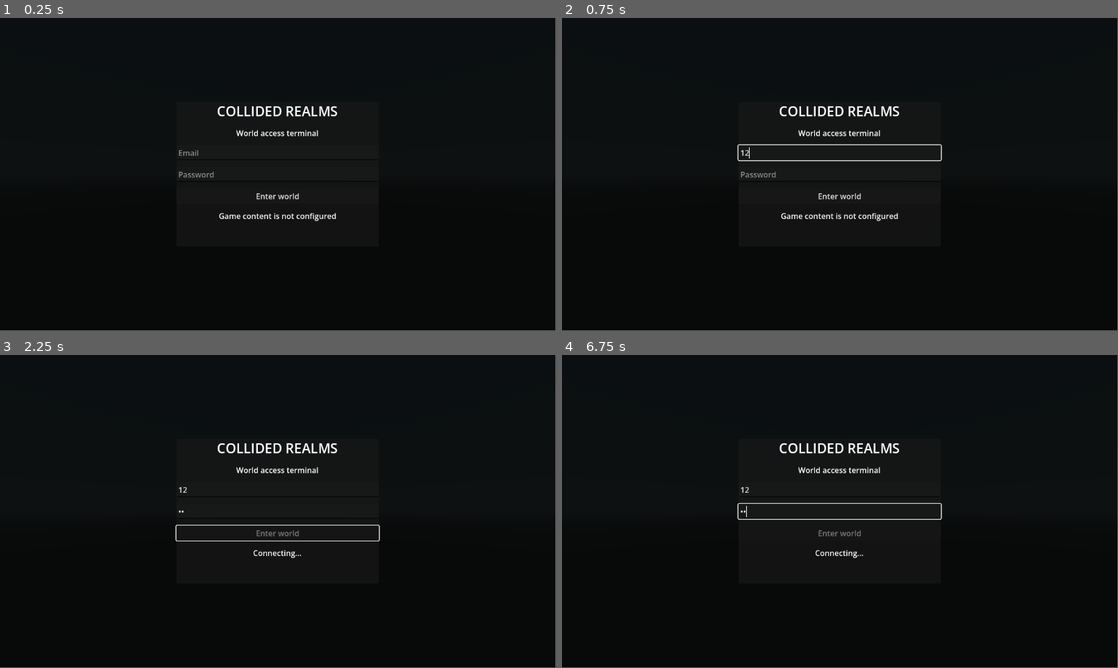
Above: before the commit, frames 1-4 (two rows, left to right).
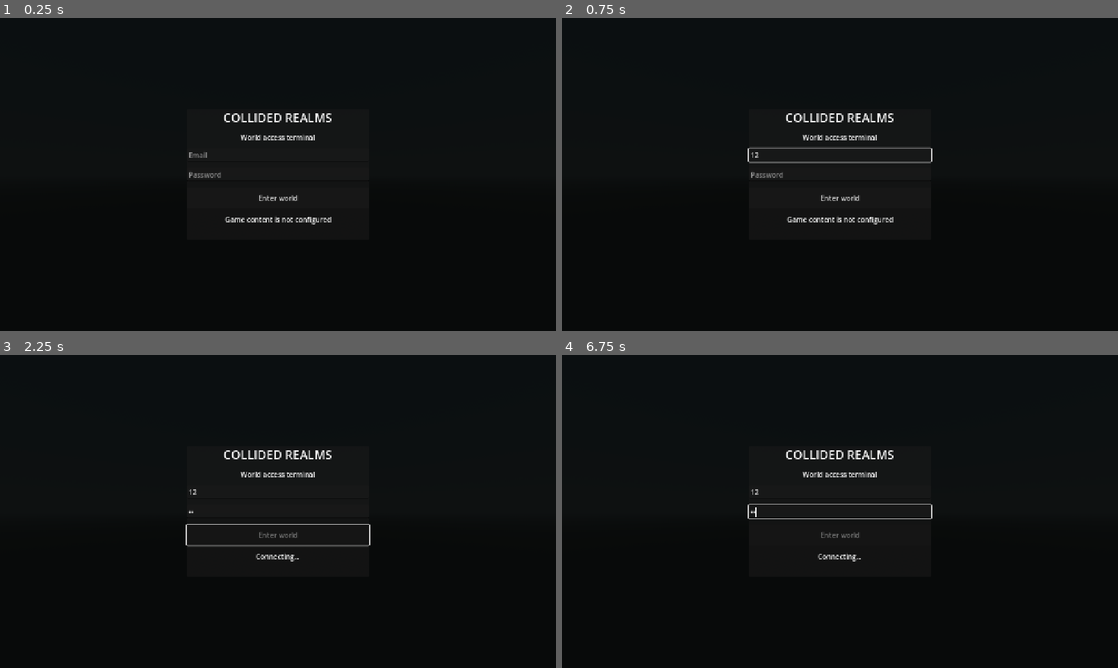
Above: after the commit, the same moments.

Repository: oliverpatrick/GodotGrid
Game: Godot game, scene res://terrain_generator.tscn
Same seed, same stepped clock (60 frames per second), same inputs: the game is played once before the commit and once after it.
Inputs (mouse positions are in pixels of both pictures, inside the frame that each line leads up to):
- Up to frame 1 (0.25 s): no input
- Up to frame 2 (0.75 s): click (840, 152) at 0.52 s; type "12" at 0.6 s
- Up to frame 3 (2.25 s): click (278, 511) at 0.75 s; type "12" at 0.83 s; click "Enter world" at 1.25 s; tap Enter at 2 s; move the mouse to (400, 495) at 2.02 s; hold Right (ui_right) from 2.03 s (still down); click (400, 495) at 2.17 s
- Up to frame 4 (6.75 s): tap Space at 2.75, 4.25, 5.75 s; move the mouse to (728, 527) at 2.77 s; release Right (ui_right) at 2.78 s; hold Left (ui_left) 2.78-3.53 s; tap Enter at 3.5, 5 s; move the mouse to (895, 442) at 3.52 s; hold Right (ui_right) 3.53-5.03 s; move the mouse to (812, 574) at 4.27 s; click (812, 574) at 4.42 s; move the mouse to (1006, 558) at 5.02 s; hold Left (ui_left) from 5.03 s (still down); move the mouse to (673, 464) at 5.77 s; move the mouse to (867, 511) at 6.52 s; click (867, 511) at 6.67 s
In our replay, the window is 799x449 before the commit and 800x450 after it. These sizes can differ from the game's own. Grey fills any space a smaller window leaves; there, only what the larger window draws over its background counts as a difference.

The runs differ from the first frame. In frame 1, 1.6% of the frame differs, in the area x 32-61%, y 28-66%; in frame 2, 2.3%, in the area x 31-69%, y 28-66%; in frame 3, 1.8%; in frame 4, 1.7%.

Commit message:
feat: scale ui across desktop and mobile

Diff:
--- a/project.godot
+++ b/project.godot
@@ -19,6 +19,14 @@
 
 project/assembly_name="GodotGrid"
 
+[display]
+
+window/size/viewport_width=1280
+window/size/viewport_height=720
+window/stretch/mode="canvas_items"
+window/stretch/aspect="expand"
+window/handheld/orientation=0
+
 [global_group]
 
 Interactable="Interactable object"
--- a/tests/test_runner.gd
+++ b/tests/test_runner.gd
@@ -21,6 +21,7 @@
 		preload("res://tests/player_registry_test.gd"),
 		preload("res://tests/selection_feedback_test.gd"),
 		preload("res://tests/tree_presentation_test.gd"),
+		preload("res://tests/ui_scale_test.gd"),
 		preload("res://tests/hud_state_test.gd"),
 	]
 	for suite in suites:
--- /dev/null
+++ b/tests/ui_scale_test.gd
@@ -0,0 +1,33 @@
+extends RefCounted
+
+const UIScale = preload("res://ui/ui_scale.gd")
+
+static func run() -> bool:
+	if UIScale.parse_override("") != 1.0 or UIScale.parse_override("invalid") != 1.0:
+		return false
+	if UIScale.parse_override("250") != 2.0 or UIScale.parse_override("40") != 0.8:
+		return false
+	var cases := [
+		[Vector2i(1280, 720), Rect2i(0, 0, 1280, 720)],
+		[Vector2i(1280, 800), Rect2i(0, 0, 1280, 800)],
+		[Vector2i(1920, 1080), Rect2i(0, 0, 1920, 1080)],
+		[Vector2i(2400, 1080), Rect2i(80, 0, 2240, 1080)],
+		[Vector2i(5120, 2880), Rect2i(0, 0, 5120, 2880)],
+	]
+	for item in cases:
+		var layout := UIScale.safe_layout(item[0], item[1], 1.0)
+		if not layout.content_rect.encloses(layout.chat_rect):
+			return false
+		if not layout.content_rect.encloses(layout.inventory_rect):
+			return false
+		if not layout.content_rect.encloses(layout.skill_rect):
+			return false
+		if layout.chat_rect.intersects(layout.inventory_rect):
+			return false
+		if layout.minimum_control_size.x < 48.0 or layout.minimum_control_size.y < 48.0:
+			return false
+	var hd := UIScale.safe_layout(Vector2i(1920, 1080), Rect2i(0, 0, 1920, 1080), 1.0)
+	if hd.logical_scale < 1.0:
+		return false
+	var mobile := UIScale.safe_layout(Vector2i(2400, 1080), Rect2i(80, 0, 2240, 1080), 1.0)
+	return mobile.content_rect.position.x >= 80
--- a/ui/chatbox.gd
+++ b/ui/chatbox.gd
@@ -15,12 +15,15 @@
 	layout.add_child(channel)
 	history = RichTextLabel.new()
 	history.bbcode_enabled = true
-	history.custom_minimum_size = Vector2(440, 128)
+	history.custom_minimum_size = Vector2(0, 128)
+	history.size_flags_horizontal = Control.SIZE_EXPAND_FILL
+	history.size_flags_vertical = Control.SIZE_EXPAND_FILL
 	history.scroll_following = true
 	layout.add_child(history)
 	input = LineEdit.new()
 	input.placeholder_text = "Press Enter to chat nearby"
 	input.max_length = 160
+	input.custom_minimum_size.y = 48
 	input.text_submitted.connect(_submit)
 	layout.add_child(input)
 
--- a/ui/hud.gd
+++ b/ui/hud.gd
@@ -3,6 +3,7 @@
 
 const Protocol = preload("res://network/protocol.gd")
 const HUDStateScript = preload("res://ui/hud_state.gd")
+const UIScale = preload("res://ui/ui_scale.gd")
 var state = HUDStateScript.new()
 @onready var inventory: PanelContainer = $InventoryPanel
 @onready var chatbox: PanelContainer = $Chatbox
@@ -11,6 +12,30 @@
 func _ready() -> void:
 	inventory.drop_requested.connect(func(slot: int): get_parent().get_node("InteractionController").drop_slot(slot))
 	chatbox.nearby_submitted.connect(func(text: String): get_parent().get_node("InteractionController").send_nearby_chat(text))
+	get_viewport().size_changed.connect(_apply_layout)
+	_apply_layout()
+
+func _apply_layout() -> void:
+	var logical_size := get_viewport().get_visible_rect().size
+	var window_size := DisplayServer.window_get_size()
+	if window_size.x <= 0 or window_size.y <= 0:
+		window_size = Vector2i(logical_size)
+	var safe := DisplayServer.get_display_safe_area()
+	if safe.size.x <= 0 or safe.size.y <= 0:
+		safe = Rect2i(Vector2i.ZERO, window_size)
+	var layout := UIScale.safe_layout(window_size, safe, UIScale.parse_override(OS.get_environment("UI_SCALE")))
+	var conversion := Vector2(logical_size.x / window_size.x, logical_size.y / window_size.y)
+	_apply_rect($SkillPanel, _to_logical_rect(layout.skill_rect, conversion))
+	_apply_rect(inventory, _to_logical_rect(layout.inventory_rect, conversion))
+	_apply_rect(chatbox, _to_logical_rect(layout.chat_rect, conversion))
+
+func _to_logical_rect(rect: Rect2, conversion: Vector2) -> Rect2:
+	return Rect2(rect.position * conversion, rect.size * conversion)
+
+func _apply_rect(control: Control, rect: Rect2) -> void:
+	control.set_anchors_preset(Control.PRESET_TOP_LEFT)
+	control.position = rect.position
+	control.size = rect.size
 
 func handle_message(id: int, message) -> void:
 	if message == null:
--- a/ui/inventory_panel.gd
+++ b/ui/inventory_panel.gd
@@ -12,7 +12,8 @@
 	add_child(grid)
 	for slot in range(30):
 		var button := Button.new()
-		button.custom_minimum_size = Vector2(54, 48)
+		button.custom_minimum_size = Vector2(48, 48)
+		button.size_flags_horizontal = Control.SIZE_EXPAND_FILL
 		button.tooltip_text = "Empty"
 		button.gui_input.connect(_slot_input.bind(slot))
 		grid.add_child(button)
--- a/ui/login_screen.gd
+++ b/ui/login_screen.gd
@@ -1,5 +1,7 @@
 class_name LoginScreen
 extends CanvasLayer
+
+const UIScale = preload("res://ui/ui_scale.gd")
 
 signal submitted(email: String, password: String)
 
@@ -14,9 +16,10 @@
 	backdrop.color = Color(0.025, 0.035, 0.035, 0.96)
 	add_child(backdrop)
 	var panel := PanelContainer.new()
-	panel.custom_minimum_size = Vector2(420, 300)
+	var user_scale := UIScale.parse_override(OS.get_environment("UI_SCALE"))
+	panel.custom_minimum_size = Vector2(420, 300) * user_scale
 	panel.set_anchors_preset(Control.PRESET_CENTER)
-	panel.position = Vector2(-210, -150)
+	panel.position = panel.custom_minimum_size * -0.5
 	backdrop.add_child(panel)
 	var fields := VBoxContainer.new()
 	fields.add_theme_constant_override("separation", 14)
@@ -40,6 +43,7 @@
 	fields.add_child(password)
 	submit = Button.new()
 	submit.text = "Enter world"
+	submit.custom_minimum_size.y = 48
 	submit.pressed.connect(_submit)
 	fields.add_child(submit)
 	status = Label.new()
--- /dev/null
+++ b/ui/ui_scale.gd
@@ -0,0 +1,40 @@
+class_name UIScale
+extends RefCounted
+
+const REFERENCE_SIZE := Vector2(1280.0, 720.0)
+const MIN_USER_SCALE := 0.8
+const MAX_USER_SCALE := 2.0
+
+static func parse_override(text: String) -> float:
+	var value := text.strip_edges()
+	if value.is_empty() or not value.is_valid_float():
+		return 1.0
+	return clampf(value.to_float() / 100.0, MIN_USER_SCALE, MAX_USER_SCALE)
+
+static func safe_layout(viewport_size: Vector2i, safe_rect: Rect2i, user_scale: float) -> Dictionary:
+	var viewport := Rect2(Vector2.ZERO, Vector2(viewport_size))
+	var safe := Rect2(safe_rect).intersection(viewport)
+	if safe.size.x <= 0.0 or safe.size.y <= 0.0:
+		safe = viewport
+	var base_scale := minf(float(viewport_size.x) / REFERENCE_SIZE.x, float(viewport_size.y) / REFERENCE_SIZE.y)
+	var scale := maxf(base_scale, 0.001) * clampf(user_scale, MIN_USER_SCALE, MAX_USER_SCALE)
+	var margin := 18.0 * scale
+	var content := safe.grow(-margin)
+	var inventory_size := Vector2(292.0, 326.0) * scale
+	var skill_size := Vector2(172.0, 68.0) * scale
+	var chat_size := Vector2(468.0, 202.0) * scale
+	inventory_size = inventory_size.min(content.size)
+	chat_size.x = minf(chat_size.x, maxf(0.0, content.size.x - inventory_size.x - margin))
+	chat_size.y = minf(chat_size.y, content.size.y)
+	skill_size = skill_size.min(content.size)
+	var inventory := Rect2(Vector2(content.end.x - inventory_size.x, content.position.y), inventory_size)
+	var skill := Rect2(content.position, skill_size)
+	var chat := Rect2(Vector2(content.position.x, content.end.y - chat_size.y), chat_size)
+	return {
+		"logical_scale": scale,
+		"content_rect": content,
+		"skill_rect": skill,
+		"inventory_rect": inventory,
+		"chat_rect": chat,
+		"minimum_control_size": Vector2(48.0, 48.0) * maxf(scale, 1.0),
+	}
